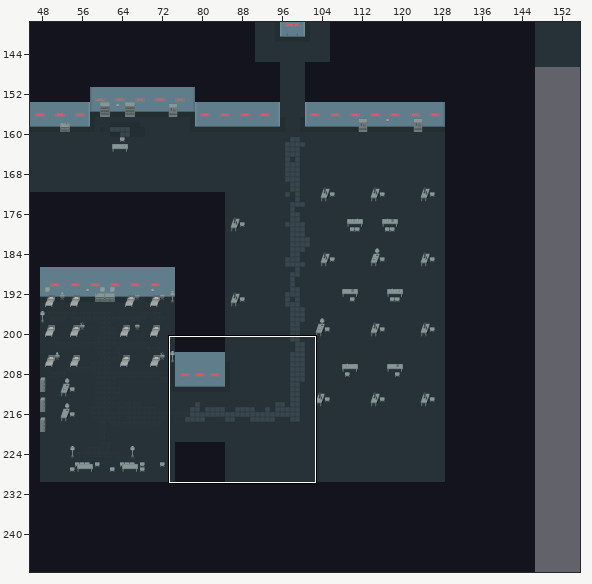
Tiled map, stored at core/assets/demo_maps/Control Room [Kavrohs Mine].tmx. Above: a wide view before the commit, with the close-up outlined.
Close-up. Earlier state:
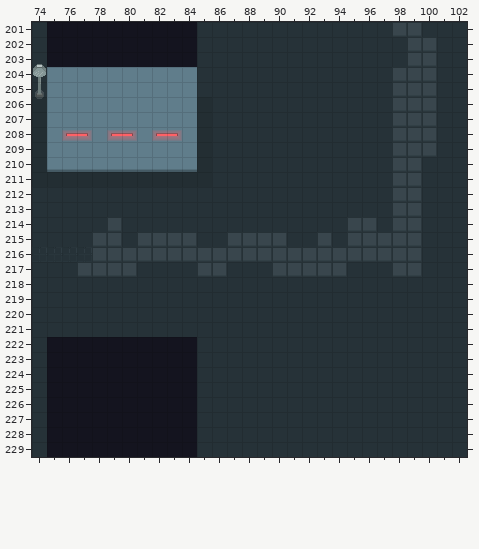
Cells are 15x15 px. Shown: x 74..102, y 201..229. The commit also changed other parts of the map, which this record leaves out. Tiles whose own drawing changed are shown in their newer look in all pictures. The old version is drawn lined up with the new one.
The same view after the edit:
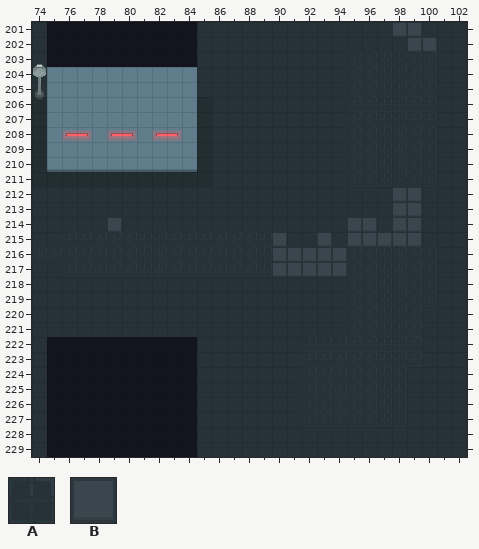
Key: from "Base Tiles": A 22, B 23.
_ is an empty cell.
Changes in this commit:
{"change": "everything moved by +32,+48 cells (the old picture is shown already moved)"}
{"where": "layer \"Base\""}
{"y":203,"x":99,"old":"BB","new":"AA"}
{"y":204,"x":98,"old":"BBB","new":"AAA"}
{"y":205,"x":98,"old":"BBB","new":"AAA"}
{"y":206,"x":98,"old":"BBB","new":"AAA"}
{"y":207,"x":98,"old":"BBB","new":"AAA"}
{"y":208,"x":98,"old":"BBB","new":"AAA"}
{"y":209,"x":98,"old":"BBB","new":"AAA"}
{"y":210,"x":98,"old":"BB","new":"AA"}
{"y":211,"x":98,"old":"BB","new":"AA"}
{"y":215,"x":78,"old":"BB","new":"AA"}
{"y":215,"x":81,"old":"BBBB","new":"AAAA"}
{"y":215,"x":87,"old":"BBB","new":"AAA"}
{"y":216,"x":78,"old":"BBBBBBBBBBBB","new":"AAAAAAAAAAAA"}
{"y":216,"x":95,"old":"BBBBB","new":"AAAAA"}
{"y":217,"x":77,"old":"BBBB","new":"AAAA"}
{"y":217,"x":85,"old":"BB","new":"AA"}
{"y":217,"x":98,"old":"BB","new":"AA"}
{"label":"changed","picture_box":[393,52,437,186]}
{"label":"changed","picture_box":[78,232,272,276]}
{"label":"changed","picture_box":[348,248,421,276]}
